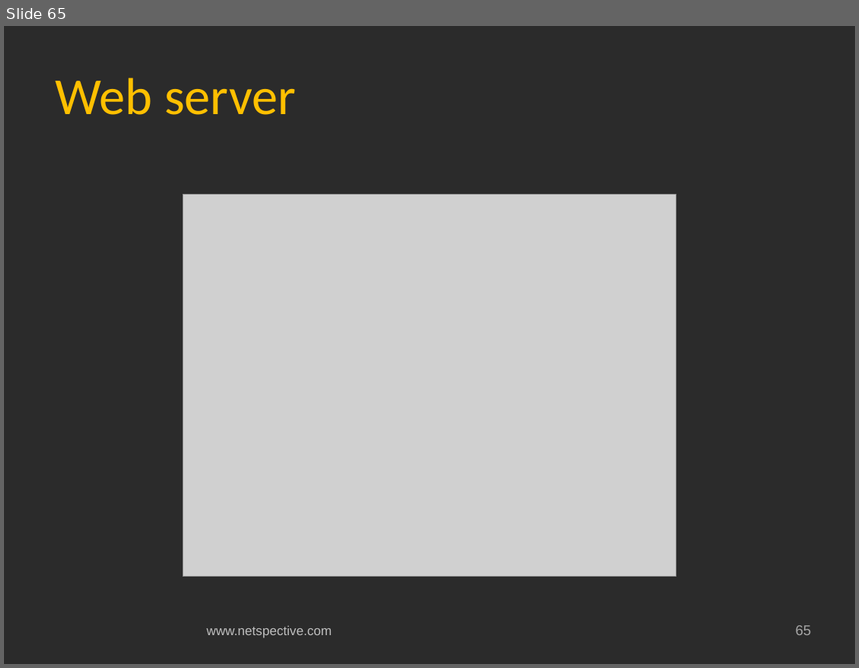
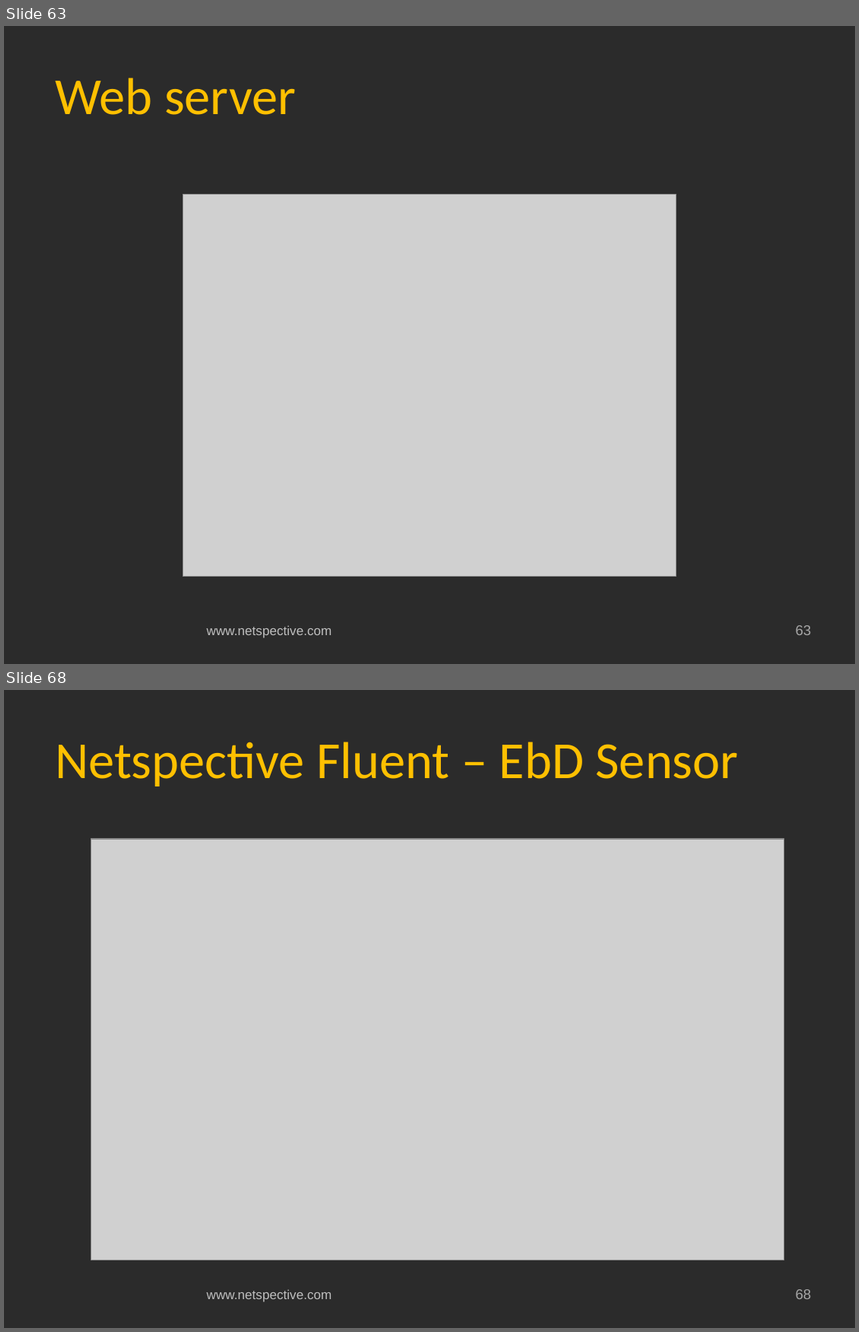
Before and after one commit to netspective/fluent, a slide deck: support/documents/Covidien Gateway Prototype Project Status and Plan.pptx. Shown one above the other, each under a label of ours: slide 65 before the commit, slides 63 and 68 after it; the slides between them are not shown. The pictures are 859x668 and 859x1332 pixels, drawn with LibreOffice and Linux fonts; fonts in the diff are those of the drawing; grey boxes stand for pictures; background and template pictures are left out; a plain dark background stands for a picture behind light text. Boxes give left, top, right and bottom in pixels: in the first picture for what was removed or moved away, otherwise in the second. Text is boxed around its words. In the diff, an @@ line names an element or a change of style, - is before the commit and + after.

Commit message:
PPT Updated with Netspective Fluent

```diff
--- a/support/documents/Covidien Gateway Prototype Project Status and Plan.pptx
+++ b/support/documents/Covidien Gateway Prototype Project Status and Plan.pptx
@@ slide 68 added at (x1=4, y1=690, x2=855, y2=1328), background picture (left out); not listed: 2 template elements that a slide beside it also shows @@
@@ title added at (x1=55, y1=742, x2=739, y2=787), 44 pt, text #FFC000 @@
+Netspective Fluent – EbD Sensor
@@ picture added at (x1=91, y1=839, x2=785, y2=1260) @@
@@ what was slide 65 is now slide 63 @@
@@ page number at (x1=796, y1=626, x2=812, y2=636): text changed @@
-65
+63
```
Also in this commit, not shown: 7 slides changed, 4 other slides added, 3 slides removed.
